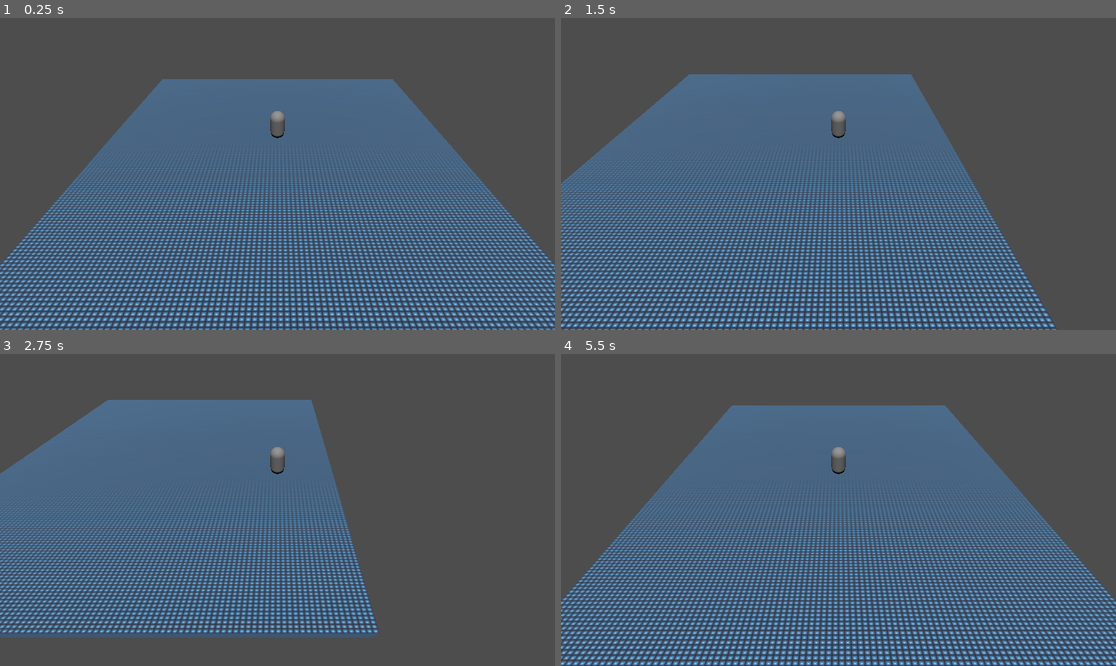
Above: before the commit, frames 1-4 (two rows, left to right).
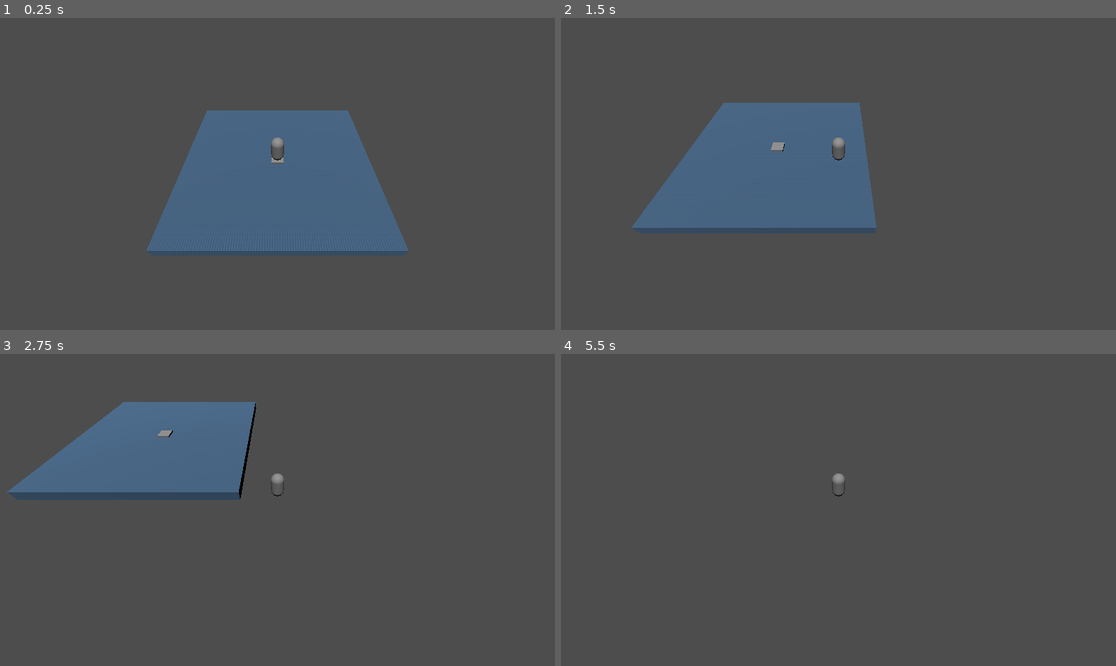
Above: after the commit, the same moments.

Repository: mswieboda/plots-llc
Game: Godot game, scene res://scenes/main.tscn
Two runs of this game, one before a commit and one after it. Both use one fixed random seed, a clock stepped at 60 frames per second and the inputs below. The engine's default icon, where the game draws it, is replaced by a stand-in: a white triangle on a blue panel in a dark square.
Inputs:
- Up to frame 1 (0.25 s): no input
- Up to frame 2 (1.5 s): tap Enter at 0.5 s; hold D (right) 0.53-1.28 s; hold E (action) 0.53-1.28 s; hold S (down) from 1.28 s (still down); tap E (action) at 1.35 s
- Up to frame 3 (2.75 s): release S (down) at 2.03 s; hold D (right) from 2.03 s (still down); hold E (action) from 2.03 s (still down)
- Up to frame 4 (5.5 s): release D (right) at 2.78 s; release E (action) at 2.78 s; hold W (up) 2.78-3.53 s; tap E (action) at 2.85, 4.35 s; hold E (action) 3.53-4.28 s; hold A (left) 3.53-5.03 s; hold S (down) from 5.03 s (still down); hold E (action) from 5.03 s (still down)

The runs differ from the first frame. In frame 1, 41% of the frame differs, in the area x 0-100%, y 19-100%; in frame 2, 38%; in frame 3, 30%; in frame 4, 52%, in the area x 0-100%, y 16-100%.
Error after the commit: Invalid call. Nonexistent function 'perform' in base 'Node (action.gd)'. (res://objs/player.gd:40)

Commit message:
init module

Diff:
--- /dev/null
+++ b/globals/action.gd
@@ -0,0 +1,11 @@
+extends Node
+
+
+# Called when the node enters the scene tree for the first time.
+func _ready():
+  pass # Replace with function body.
+
+
+# Called every frame. 'delta' is the elapsed time since the previous frame.
+func _process(delta):
+  pass
--- /dev/null
+++ b/objs/actionable.gd
@@ -0,0 +1,11 @@
+extends Node3D
+
+
+# Called when the node enters the scene tree for the first time.
+func _ready():
+  pass # Replace with function body.
+
+
+# Called every frame. 'delta' is the elapsed time since the previous frame.
+func _process(delta):
+  pass
--- /dev/null
+++ b/objs/module.gd
@@ -0,0 +1,11 @@
+extends "res://objs/actionable.gd"
+
+
+# Called when the node enters the scene tree for the first time.
+func _ready():
+  pass # Replace with function body.
+
+
+# Called every frame. 'delta' is the elapsed time since the previous frame.
+func _process(delta):
+  pass
--- /dev/null
+++ b/objs/module.tscn
@@ -0,0 +1,24 @@
+[gd_scene load_steps=5 format=3 uid="uid://nocmen0u76pa"]
+
+[ext_resource type="Script" path="res://objs/module.gd" id="1_6cnv0"]
+
+[sub_resource type="BoxShape3D" id="BoxShape3D_003wg"]
+
+[sub_resource type="BoxShape3D" id="BoxShape3D_s1lcx"]
+
+[sub_resource type="BoxMesh" id="BoxMesh_yshiv"]
+
+[node name="module" type="StaticBody3D"]
+script = ExtResource("1_6cnv0")
+
+[node name="collision" type="CollisionShape3D" parent="."]
+shape = SubResource("BoxShape3D_003wg")
+
+[node name="area" type="Area3D" parent="."]
+transform = Transform3D(1.25, 0, 0, 0, 1.25, 0, 0, 0, 1.25, 0, 0, 0)
+
+[node name="collision" type="CollisionShape3D" parent="area"]
+shape = SubResource("BoxShape3D_s1lcx")
+
+[node name="mesh" type="MeshInstance3D" parent="."]
+mesh = SubResource("BoxMesh_yshiv")
--- a/objs/player.gd
+++ b/objs/player.gd
@@ -2,12 +2,29 @@
 
 
 const SPEED = 6.9
+const FAKE_EXTRA_GRAVITY = 5
+
+# Get the gravity from the project settings to be synced with RigidBody nodes.
+var gravity = ProjectSettings.get_setting("physics/3d/default_gravity")
+
 
 func _physics_process(delta):
-  # Get the input direction and handle the movement/deceleration.
-  # As good practice, you should replace UI actions with custom gameplay actions.
+  movement(delta)
+
+
+func _unhandled_input(event):
+  unhandled_input_actions(event)
+
+
+func movement(delta):
+  # add the gravity
+  if not is_on_floor():
+    velocity.y -= gravity * delta * FAKE_EXTRA_GRAVITY
+
+  # wasd movement
   var input_dir = Input.get_vector("left", "right", "up", "down")
   var direction = (transform.basis * Vector3(input_dir.x, 0, input_dir.y)).normalized()
+
   if direction:
     velocity.x = direction.x * SPEED
     velocity.z = direction.z * SPEED
@@ -16,3 +33,8 @@
     velocity.z = move_toward(velocity.z, 0, SPEED)
 
   move_and_slide()
+
+
+func unhandled_input_actions(event : InputEvent):
+  if event.is_action_pressed("action"):
+    Action.perform()
--- a/objs/player.tscn
+++ b/objs/player.tscn
@@ -13,7 +13,6 @@
 shape = SubResource("CapsuleShape3D_3vq77")
 
 [node name="mesh" type="MeshInstance3D" parent="."]
-transform = Transform3D(1, 0, 0, 0, 1, 0, 0, 0, 1, 0, 2.2181, 0)
 mesh = SubResource("CapsuleMesh_ykmdx")
 
 [node name="camera" type="Camera3D" parent="."]
--- a/project.godot
+++ b/project.godot
@@ -14,6 +14,10 @@
 run/main_scene="res://scenes/main.tscn"
 config/features=PackedStringArray("4.1", "Forward Plus")
 config/icon="res://icon.svg"
+
+[autoload]
+
+Action="*res://globals/action.gd"
 
 [display]
 
--- a/scenes/main.tscn
+++ b/scenes/main.tscn
@@ -1,7 +1,8 @@
-[gd_scene load_steps=6 format=3 uid="uid://cnxy45wvdy0mc"]
+[gd_scene load_steps=7 format=3 uid="uid://cnxy45wvdy0mc"]
 
 [ext_resource type="Texture2D" uid="uid://cdvj0yl824ud7" path="res://icon.svg" id="1_6gak8"]
 [ext_resource type="PackedScene" uid="uid://c2kwkhbhphv37" path="res://objs/player.tscn" id="2_q32cp"]
+[ext_resource type="PackedScene" uid="uid://nocmen0u76pa" path="res://objs/module.tscn" id="3_v83xd"]
 
 [sub_resource type="BoxShape3D" id="BoxShape3D_kvau7"]
 
@@ -18,7 +19,7 @@
 transform = Transform3D(1, 0, 0, 0, 0.358368, 0.93358, 0, -0.93358, 0.358368, 0, 23.506, 17.1547)
 
 [node name="floor" type="Node3D" parent="."]
-transform = Transform3D(30, 0, 0, 0, 1, 0, 0, 0, 30, 0, 0, 0)
+transform = Transform3D(15, 0, 0, 0, 0.75, 0, 0, 0, 15, 0, 0, 0)
 
 [node name="static_body" type="StaticBody3D" parent="floor"]
 
@@ -29,4 +30,10 @@
 mesh = SubResource("BoxMesh_l27ps")
 
 [node name="player" parent="." instance=ExtResource("2_q32cp")]
-transform = Transform3D(1, 0, 0, 0, 1, 0, 0, 0, 1, 0, 0.0684395, 0)
+transform = Transform3D(1, 0, 0, 0, 1, 0, 0, 0, 1, 0, 2.17679, 0)
+
+[node name="modues" type="Node3D" parent="."]
+
+[node name="module" parent="modues" instance=ExtResource("3_v83xd")]
+
+[node name="module2" parent="modues" instance=ExtResource("3_v83xd")]
